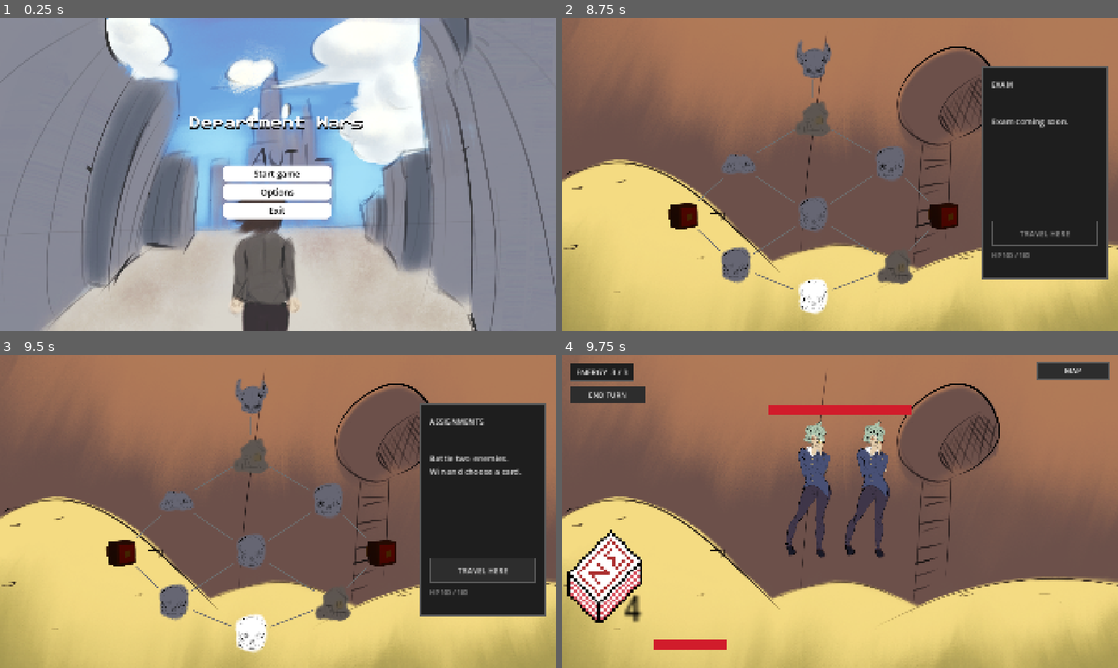
Above: before the commit, frames 1-4 (two rows, left to right).
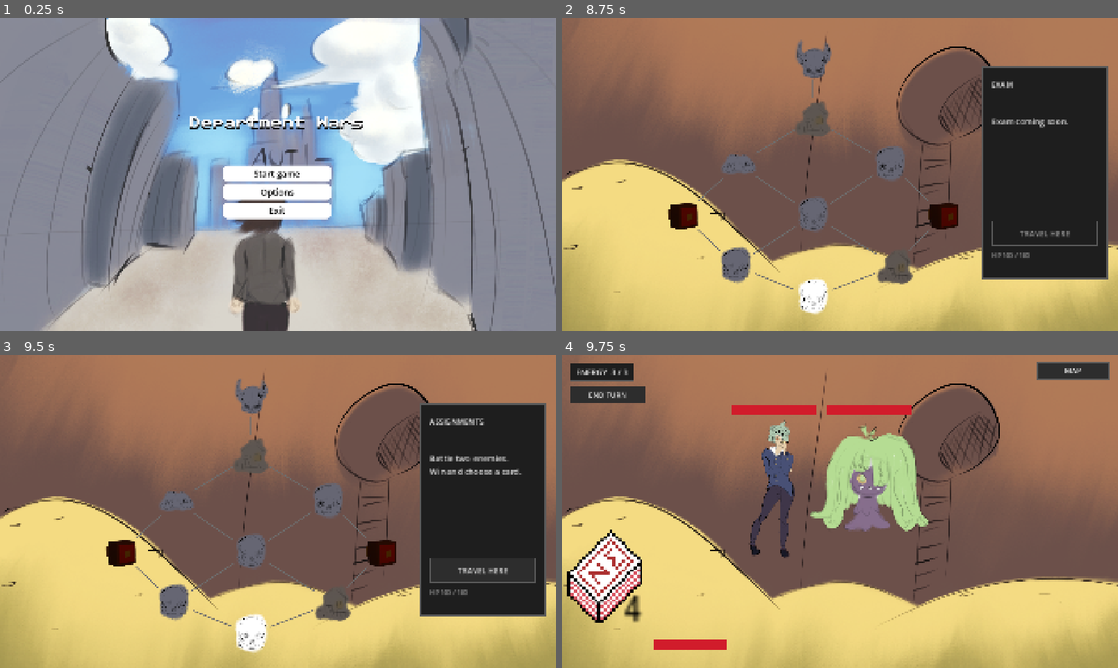
Above: after the commit, the same moments.

Repository: hxc6806/Department-Wars
Game: Godot game, scene res://Scenes/main_menu.tscn
Two runs of this game, one before a commit and one after it. Both use one fixed random seed, a clock stepped at 60 frames per second and the inputs below.
Inputs (mouse positions are in pixels of both pictures, inside the frame that each line leads up to):
- Up to frame 1 (0.25 s): no input
- Up to frame 2 (8.75 s): click "Start game" at 0.5 s; click (812, 296) at 1.27 s; click (734, 265) at 2.02 s; click (895, 265) at 2.77 s; click (684, 215) at 3.52 s; click (812, 215) at 4.27 s; click (945, 215) at 5.02 s; click (739, 165) at 5.77 s; click (890, 165) at 6.52 s; click (812, 118) at 7.27 s; click (812, 58) at 8.02 s
- Up to frame 3 (9.5 s): click (250, 633) at 8.77 s
- Up to frame 4 (9.75 s): click "TRAVEL HERE" at 9.5 s

Frames 1-3 are identical in both runs. In frame 4, 8.2% of the frame differs, in the area x 30-66%, y 16-65%.

Commit message:
added new enemy, also fixed a bug in battle_turns
when killing an enemy and pressing end turn quickly, battle_turns line 61 still lists the dying enemy, and since queue_free() gets called on the listed enemy, get_node("Health") gets called on a freed object

Diff:
--- a/department-wars/Scripts/battle_turns.gd
+++ b/department-wars/Scripts/battle_turns.gd
@@ -59,6 +59,8 @@
 	manager.player_hand_ref.player_hand.clear()
 	manager.energy_changed.emit(manager.current_energy)
 	for enemy in manager.enemy_container.get_children():
+		if not is_instance_valid(enemy) or enemy.is_queued_for_deletion():
+			continue
 		if enemy.get_node("Health").isdead():
 			continue
 		if enemy.functionality:
--- a/department-wars/Scripts/enemy_data.gd
+++ b/department-wars/Scripts/enemy_data.gd
@@ -8,6 +8,12 @@
 			"max_health": 95,
 			"texture": preload("res://Assets/EnemySprites/Moneymare.webp"),
 			"functionality": func(plrObj, _enemyObj): plrObj.get_node("Health").dmg(4)
+		},
+		'Cashmere': {
+			"name": 'Mushscroom',
+			"max_health": 35,
+			"texture": preload("res://Assets/EnemySprites/Cashmere.png"),
+			"functionality": func(plrObj, _enemyObj): plrObj.get_node("Health").dmg(10)
 		},
 	},
 
Binary file added: department-wars/Assets/EnemySprites/Cashmere.png
Not shown, added: department-wars/Assets/EnemySprites/Cashmere.png.import
